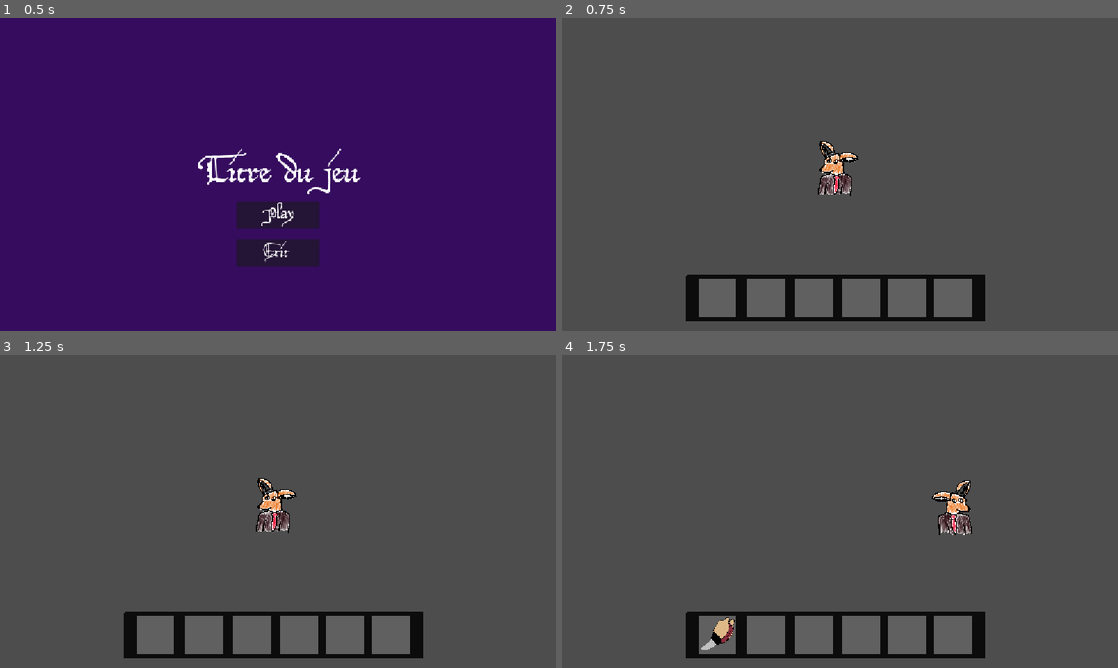
Above: before the commit, frames 1-4 (two rows, left to right).
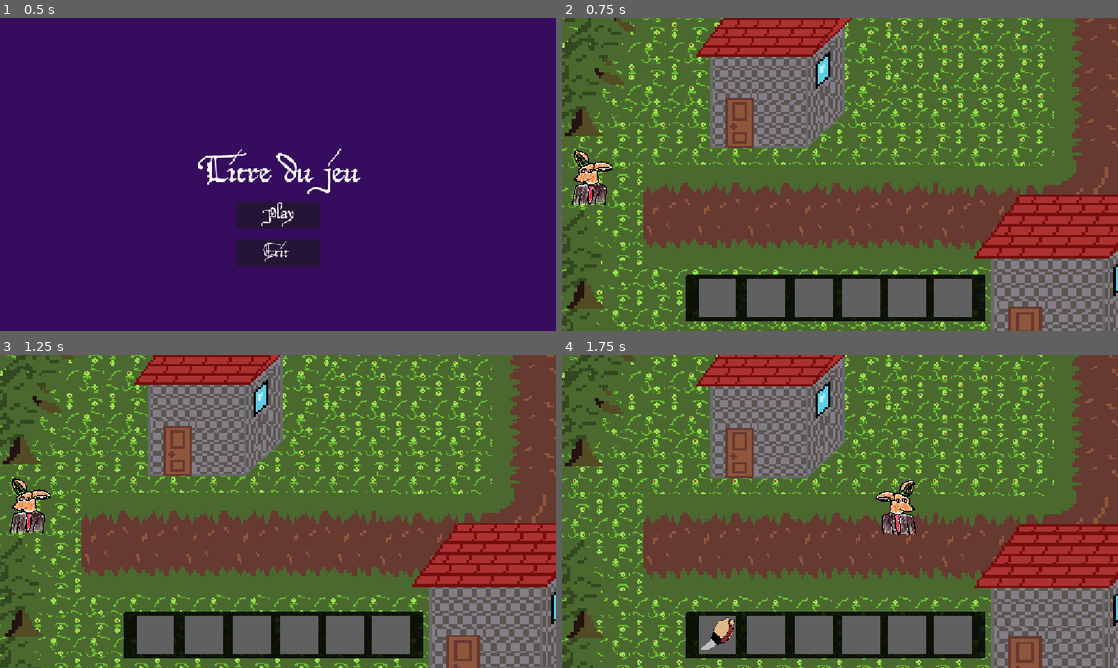
Above: after the commit, the same moments.

Repository: ygrecky/GameJam1
Game: Godot game, scene res://scenes/game_controller.tscn
Two runs of this game, one before a commit and one after it. Both use one fixed random seed, a clock stepped at 60 frames per second and the inputs below.
Inputs (mouse positions are in pixels of both pictures, inside the frame that each line leads up to):
- Up to frame 1 (0.5 s): no input
- Up to frame 2 (0.75 s): click (840, 215) at 0.5 s
- Up to frame 3 (1.25 s): no input
- Up to frame 4 (1.75 s): hold Right (right) from 1.28 s (still down); hold 1 (Slot 1) from 1.28 s (still down)

Frame 1 is identical in both runs. In frame 2, 87% of the frame differs, in the area x 0-100%, y 0-100%; in frame 3, 87%; in frame 4, 87%.
Error before the commit: Attempt to call function 'instantiate' in base 'null instance' on a null instance. (res://scripts/game_controller.gd:94)

Commit message:
fiiiiiiix

Diff:
--- a/scenes/Levels/Place village.tscn
+++ b/scenes/Levels/Place village.tscn
@@ -280,10 +280,7 @@
 [node name="Bloc magnétique10" parent="." unique_id=1735558842 instance=ExtResource("7_0dq5c")]
 position = Vector2(2163, -1998)
 
-[node name="pnj2" parent="." unique_id=1086939031 instance=ExtResource("4_t8uv5")]
-position = Vector2(2832, 2305)
-script = ExtResource("17_hvbxv")
-image_link = "res://assets/Personnages/panda.png"
+
 
 [node name="souris_ev" parent="." unique_id=281381040 instance=ExtResource("18_dktky")]
 position = Vector2(178, -101)
